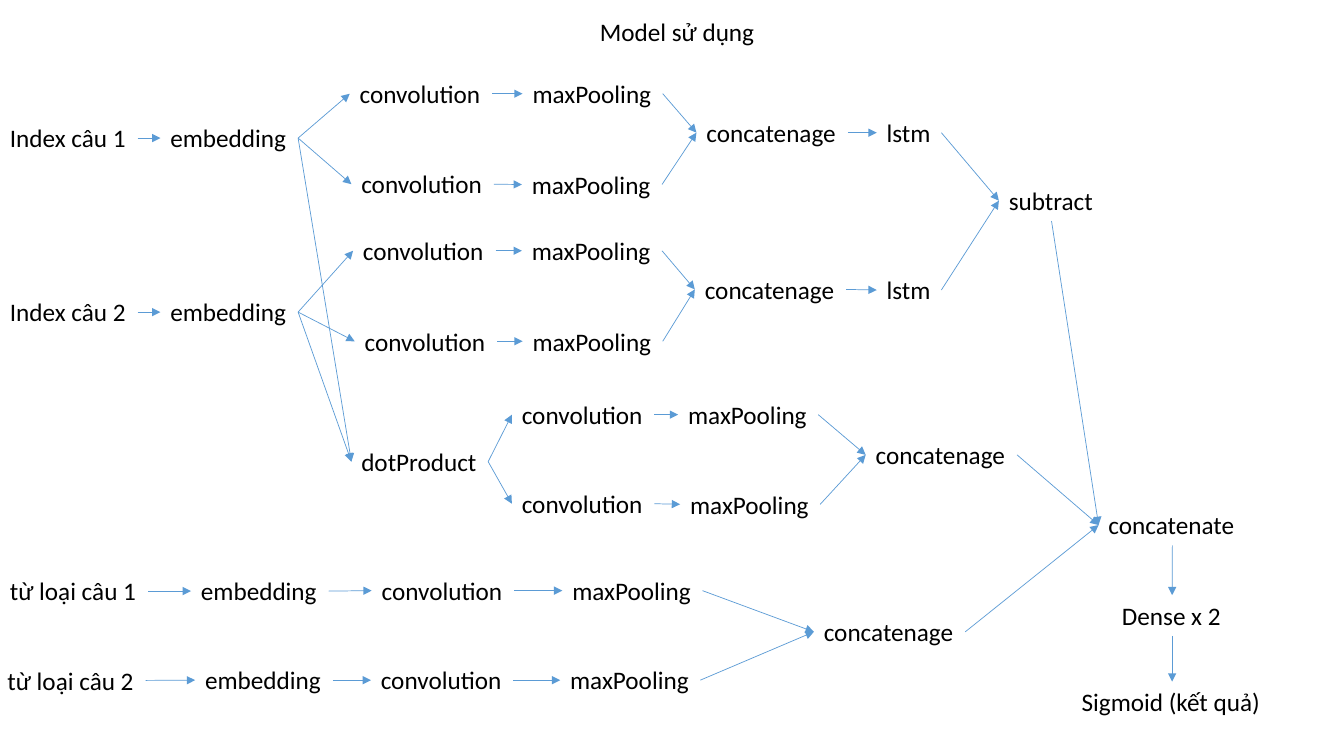
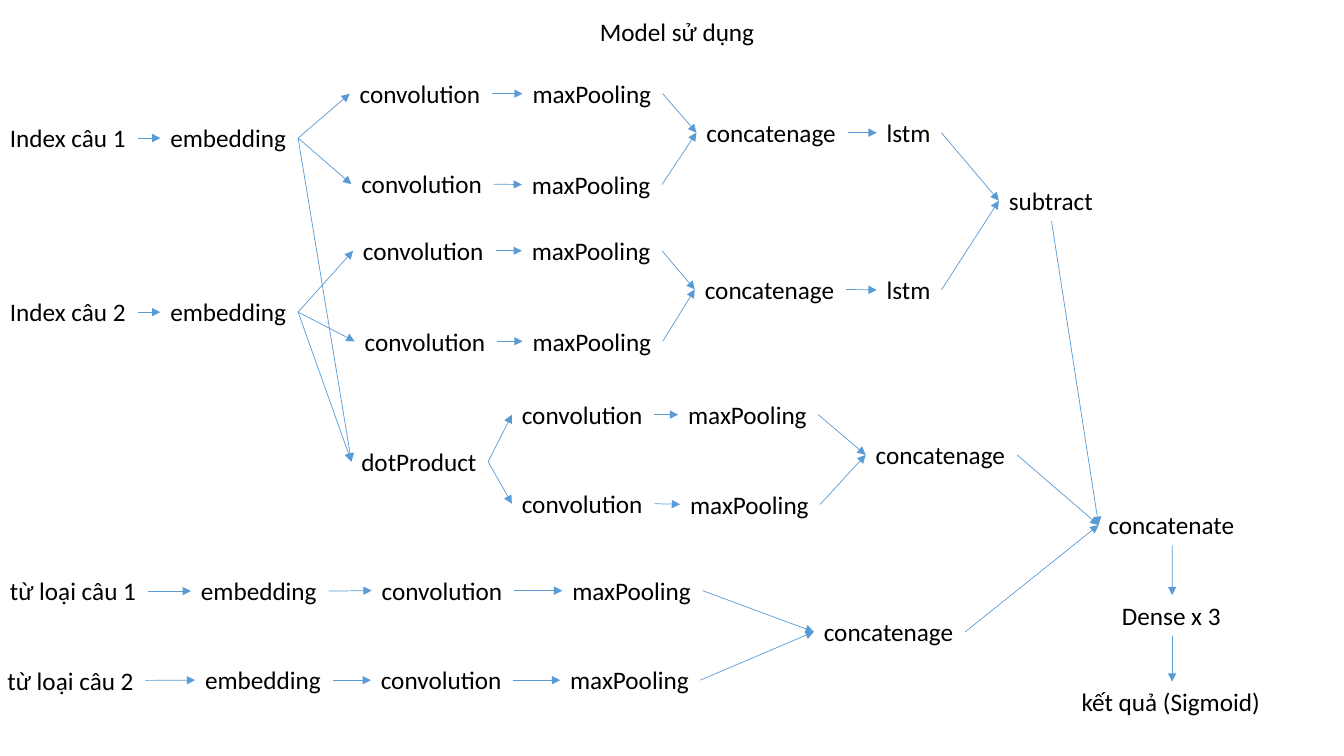
Before and after one commit to trongtinvd/paraphrase-detection, a slide deck: slide 3 of nhóm 19 - đề tài 2.pptx. Drawn at 1344x756 pixels with LibreOffice and Linux fonts; fonts in the diff are those of the drawing. Boxes give left, top, right and bottom in pixels: in the first picture for what was removed or moved away, otherwise in the second. Text is boxed around its words. In the diff, an @@ line names an element or a change of style, - is before the commit and + after.

```diff
--- a/nhóm 19 - đề tài 2.pptx
+++ b/nhóm 19 - đề tài 2.pptx
@@ text at (1122,608,1221,626): text changed @@
-Dense x 2
+Dense x 3
@@ text at (1082,692,1260,716): text changed @@
-Sigmoid (kết quả)
+kết quả (Sigmoid)
```
Also in this commit, not shown: 3 other files.
